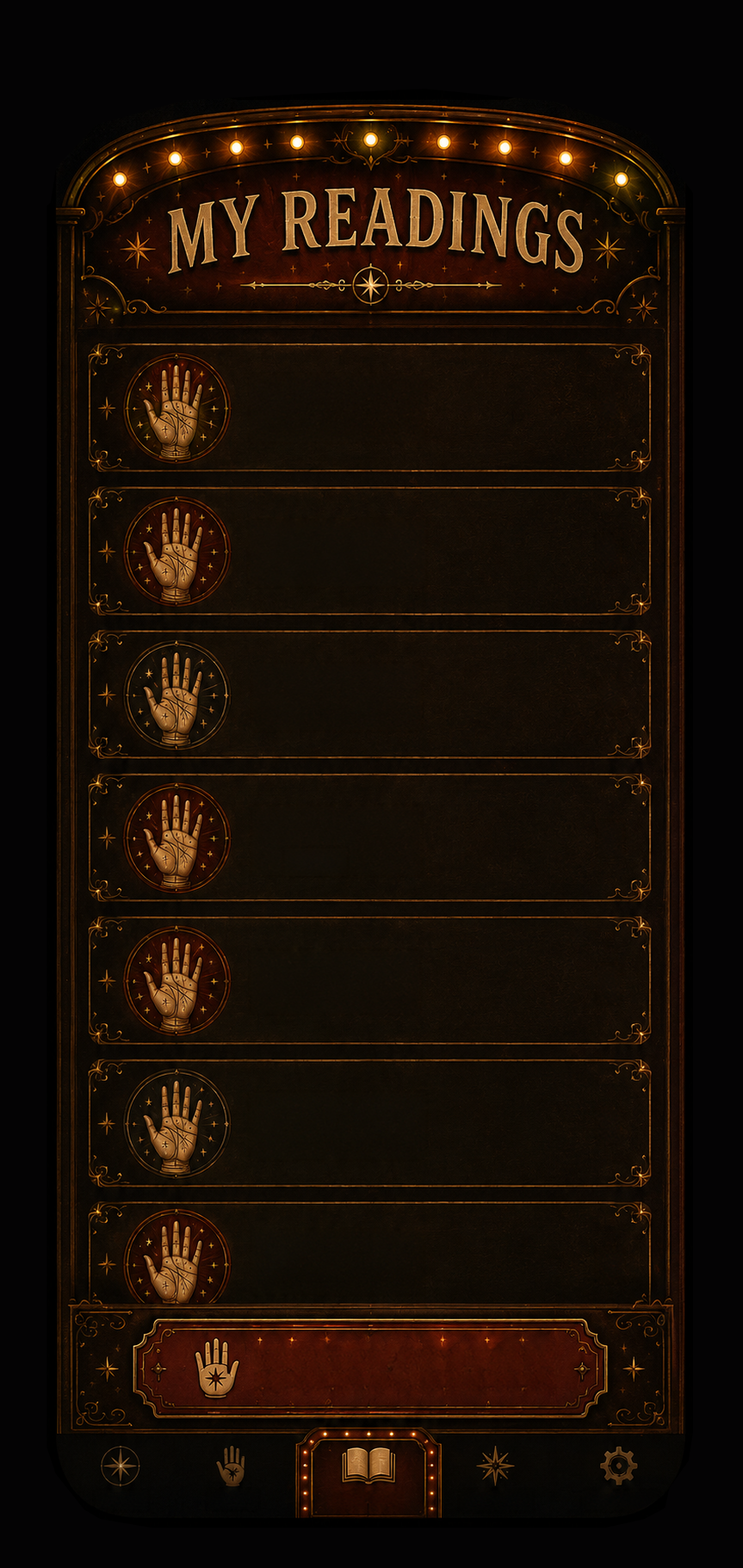
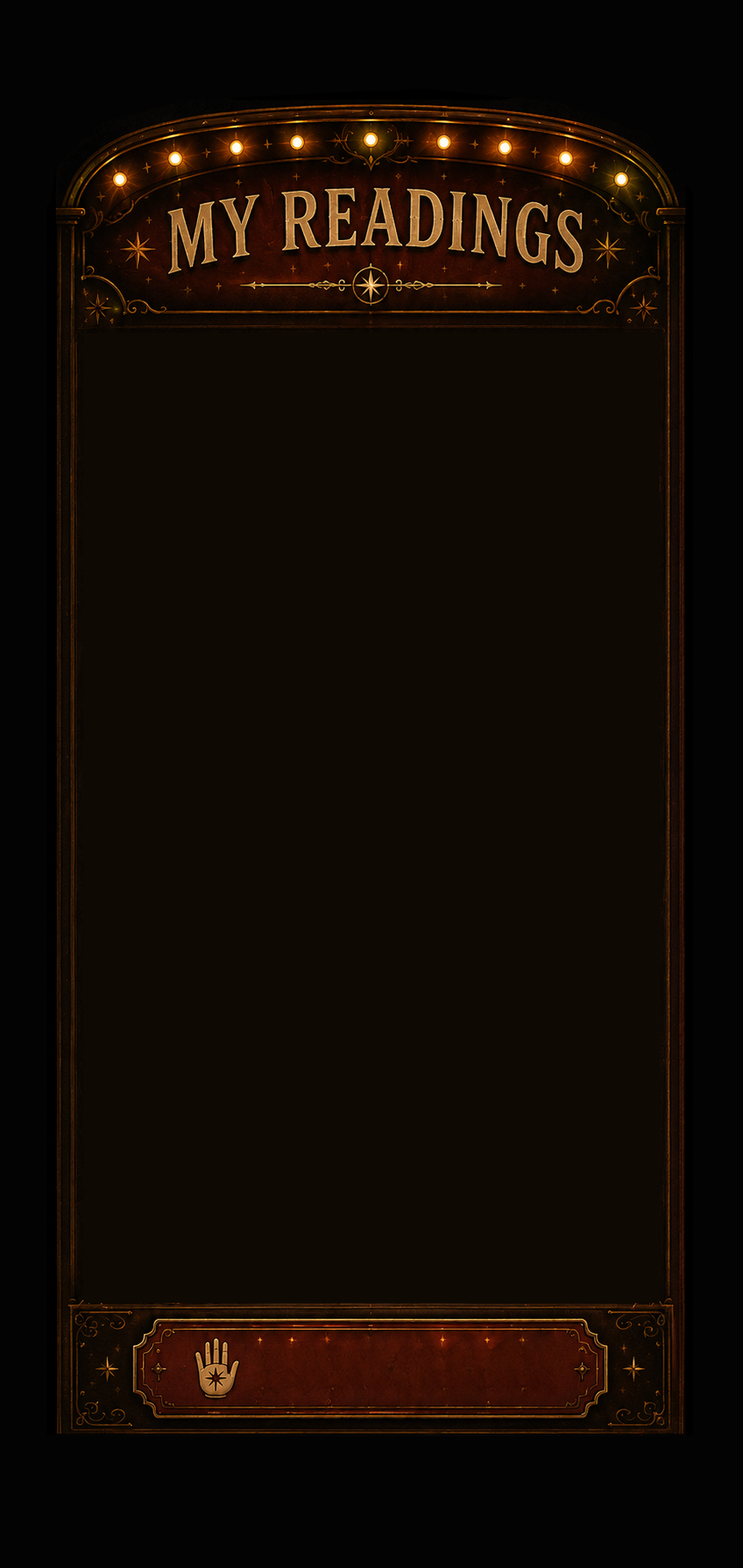
Before/after of a 743px x 1568px layered artwork. What changed in the layer stack:
added layer "Layer 2" above "Layer 1" over [46, 1435, 692, 1528]
added layer "Layer 1" above "Remove tool edits 14" over [83, 333, 660, 1303]
added layer "Layer 3" above "Background" over [153, 1419, 441, 1455]